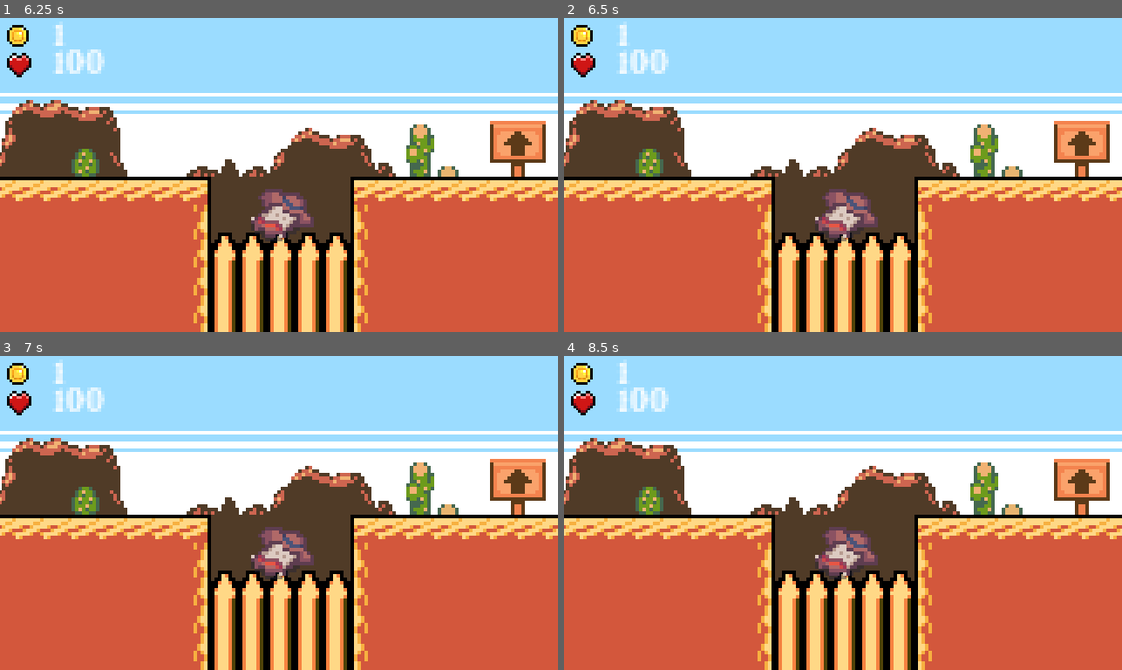
Above: before the commit, frames 1-4 (two rows, left to right).
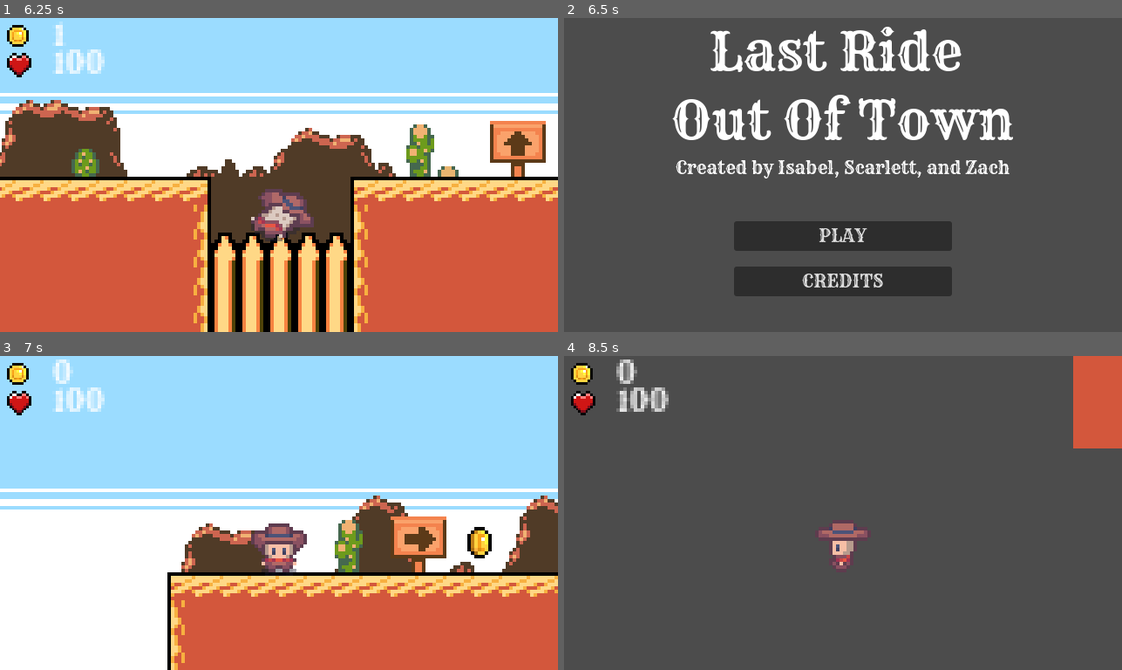
Above: after the commit, the same moments.

Repository: iltusing/hoohacks26
Game: Godot game, scene res://scenes/title.tscn
Same seed, same stepped clock (60 frames per second), same inputs: the game is played once before the commit and once after it. Sound files missing from this copy of the repository are replaced by a short silence.
Inputs (mouse positions are in pixels of both pictures, inside the frame that each line leads up to):
- Up to frame 1 (6.25 s): click "PLAY" at 0.5 s; hold D (move_right) 1.28-2.78 s; tap Space (shoot) every 0.75 s from 1.35 to 5.85 s; tap W (jump) at 1.52, 2.27, 3.77, 4.52, 5.27 s; hold A (move_left) 2.78-3.53 s; hold D (move_right) 3.53-5.03 s; hold A (move_left) 5.03-5.78 s; hold D (move_right) from 5.78 s (still down)
- Up to frame 2 (6.5 s): keep holding D (move_right)
- Up to frame 3 (7 s): release D (move_right) at 6.5 s; click (279, 572) at 6.5 s, where only the run after the commit has a clickable "PLAY"
- Up to frame 4 (8.5 s): hold A (move_left) from 7.28 s (still down); tap Space (shoot) at 7.35, 8.1 s; tap W (jump) at 7.52, 8.27 s

Frame 1 is identical in both runs. In frame 2, 98% of the frame differs, in the area x 0-100%, y 0-100%; in frame 3, 60%; in frame 4, 99%.

Commit message:
Fix issue with enemy death not triggering menu reset

Diff:
--- a/wild-west-game/scripts/enemy.gd
+++ b/wild-west-game/scripts/enemy.gd
@@ -4,7 +4,7 @@
 @export var chase_speed: float = 37.5
 @export var jump_velocity: float = -220.0
 @export var gravity: float = 900.0
-@export var aggro_distance: float = 50.0
+@export var aggro_distance: float = 75.0
 @export var shoot_interval: float = 1.4
 @export var wander_interval_min: float = 0.8
 @export var wander_interval_max: float = 2.2
--- a/wild-west-game/scripts/player.gd
+++ b/wild-west-game/scripts/player.gd
@@ -161,6 +161,7 @@
 
 	# Play death animation
 	animated_sprite_2d.play("die")
+	_return_to_title()
 
 func take_damage(amount: int) -> void:
 	if is_dead:
@@ -177,3 +178,9 @@
 
 	if health_label:
 		health_label.text = str(health)
+
+func _return_to_title() -> void:
+	Engine.time_scale = 0.5
+	await get_tree().create_timer(1.0, true, false, true).timeout
+	Engine.time_scale = 1.0
+	get_tree().change_scene_to_file("res://scenes/title.tscn")
